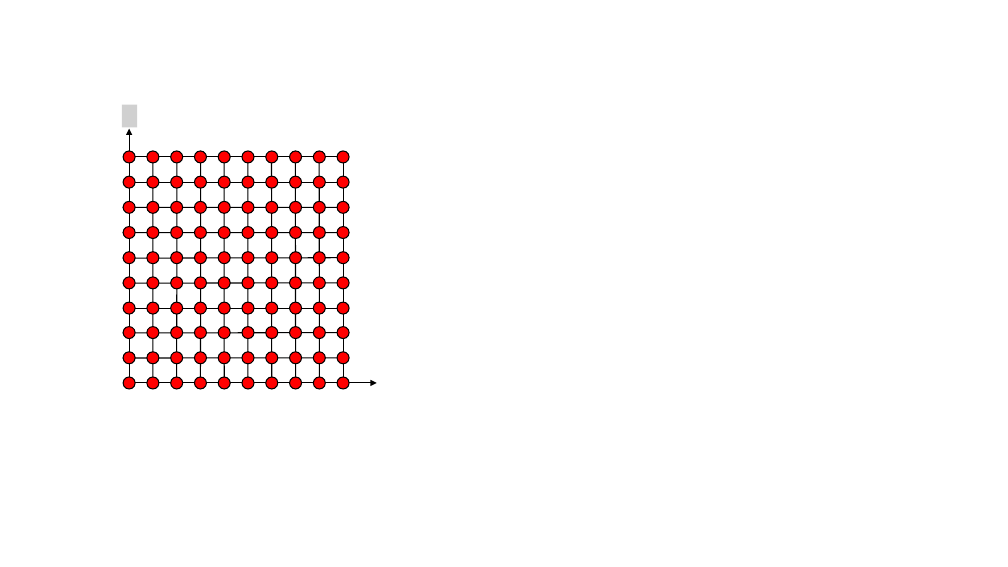
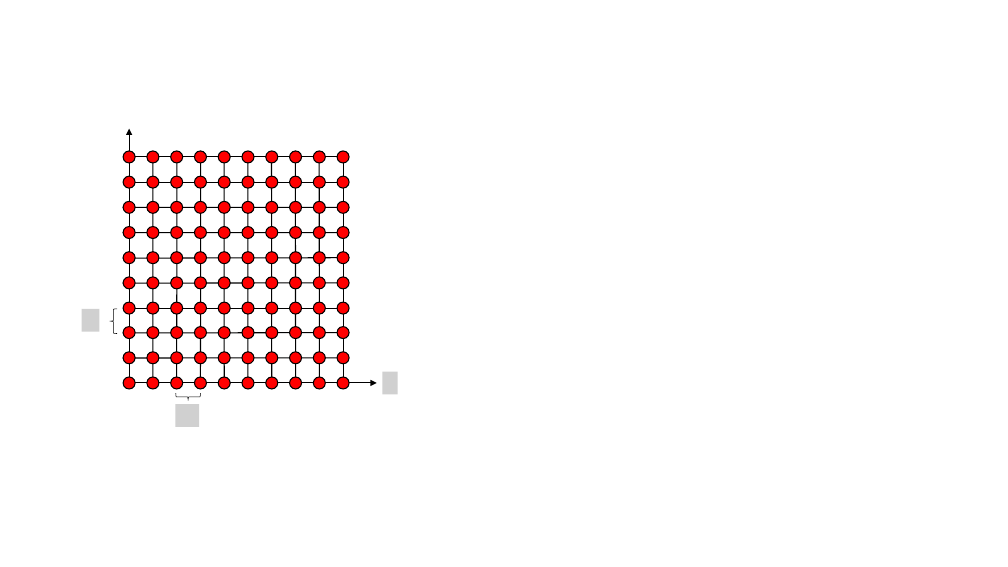
Before and after one commit to voerch/OptimizingNumericalPDE, a slide deck: slide 2 of Thesis/figures/Sunu1.pptx. Drawn at 1008x567 pixels with LibreOffice and Linux fonts; fonts in the diff are those of the drawing; grey boxes stand for pictures; background and template pictures are left out. Boxes give left, top, right and bottom in pixels: in the first picture for what was removed or moved away, otherwise in the second. Text is boxed around its words. In the diff, an @@ line names an element or a change of style, - is before the commit and + after.

```diff
--- a/Thesis/figures/Sunu1.pptx
+++ b/Thesis/figures/Sunu1.pptx
@@ picture removed at bbox=[122, 104, 137, 127] @@
@@ picture added at bbox=[82, 309, 100, 331] @@
@@ left brace added at bbox=[110, 309, 117, 333], outline #000000 0.5 pt @@
@@ picture added at bbox=[383, 371, 398, 394] @@
@@ picture added at bbox=[175, 404, 199, 426] @@
@@ left brace added at bbox=[176, 394, 201, 401], outline #000000 0.5 pt @@
```
Also in this commit, not shown: 2 other slides changed, 1 slide added, 21 other files.
